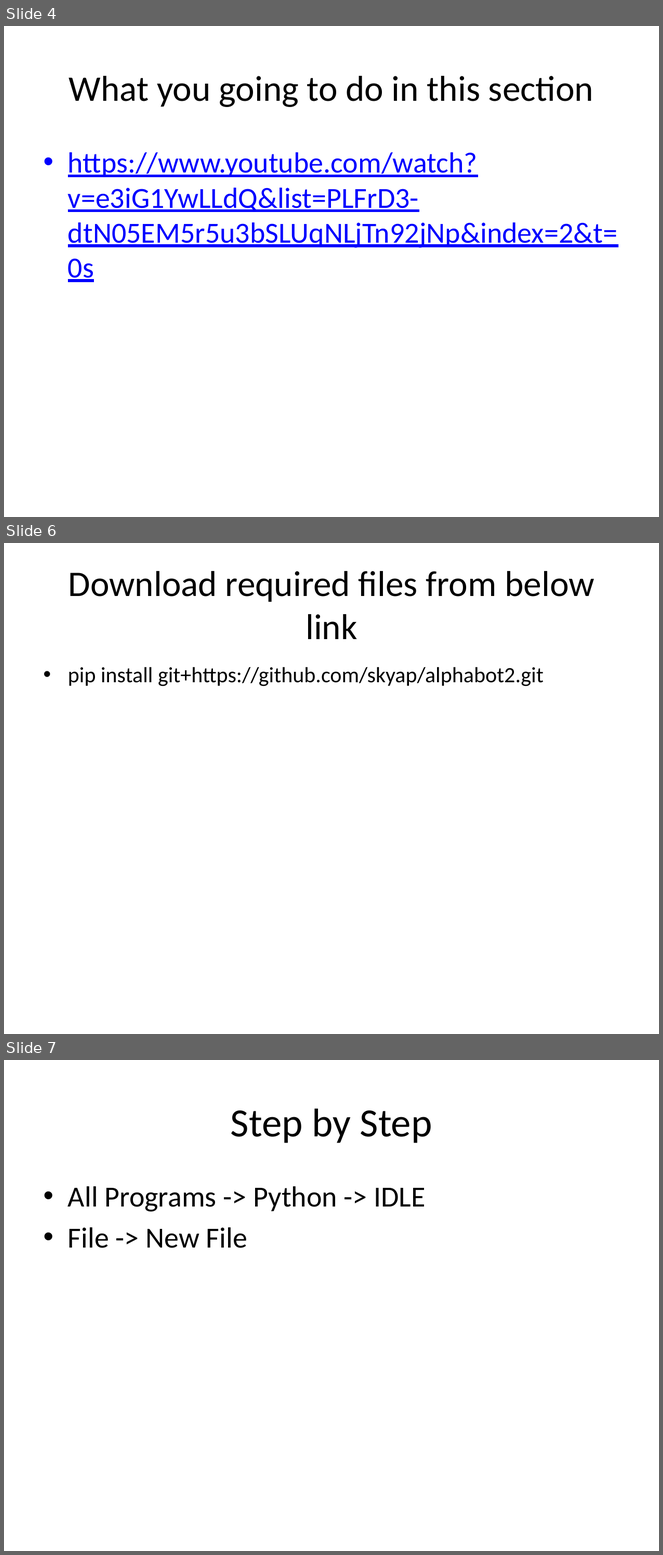
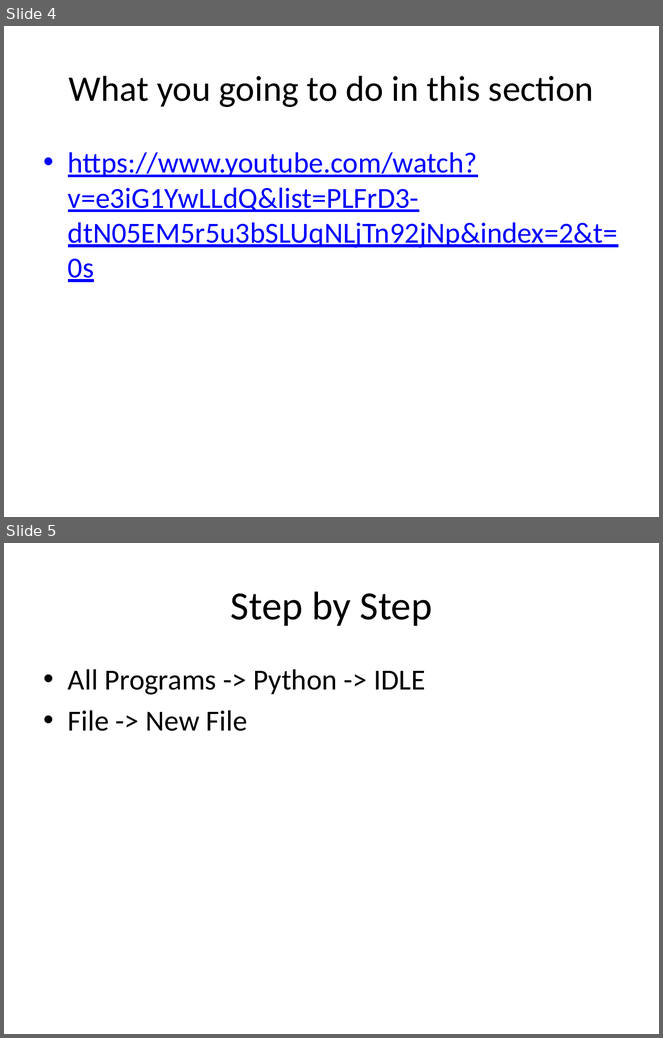
Before and after one commit to skyap/Intro-AI-Robotics, a slide deck: slides/20.Line Following Robot.pptx. Shown one above the other, each under a label of ours: slides 4, 6 and 7 before the commit, slides 4 and 5 after it; the slides between them are not shown. The pictures are 663x1555 and 663x1038 pixels, drawn with LibreOffice and Linux fonts; fonts in the diff are those of the drawing. Boxes give left, top, right and bottom in pixels: in the first picture for what was removed or moved away, otherwise in the second. Text is boxed around its words. In the diff, an @@ line names an element or a change of style, - is before the commit and + after.

```diff
--- a/slides/20.Line Following Robot.pptx
+++ b/slides/20.Line Following Robot.pptx
@@ slide 6 removed at <box>4,543,659,1034</box>, background #FFFFFF @@
@@ title removed at <box>68,571,594,639</box> @@
-Download required files from below link
@@ text removed at <box>68,667,544,687</box> @@
-• pip install git+https://github.com/skyap/alphabot2.git
@@ what was slide 7 is now slide 5 @@
```
Also in this commit, not shown: 4 slides changed, 5 slides added, 2 other slides removed, 16 other files.
